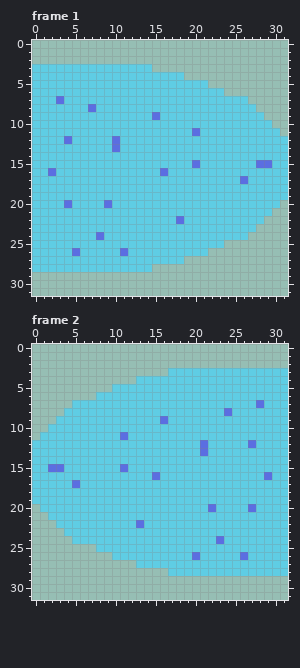
Two versions of one pixel-art file, art/ase files/bullet.ase. This is how it looked before the edit.
32x32 pixels, 2 frames. Shown: frame 1, frame 2.
The result:
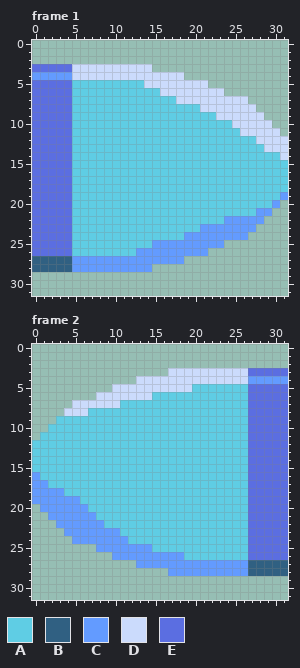
Palette (. is transparent): A #5fcde4  B #306082  C #639bff  D #cbdbfc  E #5b6ee1
The commit says: nice particles for the bullets
Edits made:
layer "Lighting" added
Frame 1, layers "Lighting", "Layer 1":
Colour E becomes colour A in row 8 at x 7; in row 9 at x 15; in row 11 at x 20; in rows 12 to 13 at x 10; in row 15 at x 20 and 28 to 29; in row 16 at x 16.
Colour E becomes colour A in row 17 at x 26; in row 20 at x 9; in row 22 at x 18; in row 24 at x 8; in row 26 at x 5 and 11.
Colour A becomes colour B in rows 27 to 28 at x 0 to 4.
Colour A becomes colour C in row 4 at x 0 to 4; in row 19 at x 31; in row 20 at x 30; in row 21 at x 28 to 29; in row 22 at x 24 to 28; in row 23 at x 21 to 27.
Colour A becomes colour C in row 24 at x 19 to 26; in row 25 at x 15 to 23; in row 26 at x 13 to 21; in row 27 at x 5 to 18; in row 28 at x 5 to 14.
Colour A becomes colour D in row 3 at x 5 to 14; in row 4 at x 5 to 18; in row 5 at x 14 to 21; in row 6 at x 16 to 23; in row 7 at x 18 to 26; in row 8 at x 21 to 27.
Colour A becomes colour D in row 9 at x 23 to 28; in row 10 at x 25 to 29; in row 11 at x 26 to 30; in row 12 at x 28 to 31; in row 13 at x 29 to 31; in row 14 at x 31.
Colour A becomes colour E in row 3 at x 0 to 4; in rows 5 to 6 at x 0 to 4; in row 7 at x 0 to 2 and 4; in rows 8 to 11 at x 0 to 4; in row 12 at x 0 to 3; in rows 13 to 15 at x 0 to 4.
Colour A becomes colour E in row 16 at x 0 to 1 and 3 to 4; in rows 17 to 19 at x 0 to 4; in row 20 at x 0 to 3; in rows 21 to 26 at x 0 to 4.
Frame 2, layers "Lighting", "Layer 1":
Colour E becomes colour A in row 8 at x 24; in row 9 at x 16; in row 11 at x 11; in rows 12 to 13 at x 21; in row 15 at x 2 to 3 and 11; in row 16 at x 15.
Colour E becomes colour A in row 17 at x 5; in row 20 at x 22; in row 22 at x 13; in row 24 at x 23; in row 26 at x 20 and 26.
Colour A becomes colour B in rows 27 to 28 at x 27 to 31.
Colour A becomes colour C in row 4 at x 27 to 31; in row 16 at x 0; in row 17 at x 0 to 1; in row 18 at x 0 to 3; in row 19 at x 0 to 5; in row 20 at x 1 to 6.
Colour A becomes colour C in row 21 at x 2 to 7; in row 22 at x 3 to 8; in row 23 at x 4 to 10; in row 24 at x 5 to 11; in row 25 at x 8 to 14; in row 26 at x 10 to 18.
Colour A becomes colour C in row 27 at x 13 to 26; in row 28 at x 17 to 26.
Colour A becomes colour D in row 3 at x 17 to 26; in row 4 at x 13 to 26; in row 5 at x 10 to 19; in row 6 at x 8 to 14; in row 7 at x 5 to 10; in row 8 at x 4 to 6.
Colour A becomes colour E in row 3 at x 27 to 31; in rows 5 to 6 at x 27 to 31; in row 7 at x 27 and 29 to 31; in rows 8 to 11 at x 27 to 31; in row 12 at x 28 to 31; in rows 13 to 15 at x 27 to 31.
Colour A becomes colour E in row 16 at x 27 to 28 and 30 to 31; in rows 17 to 19 at x 27 to 31; in row 20 at x 28 to 31; in rows 21 to 26 at x 27 to 31.
Changed places in both pictures, as pixel boxes (x1, y1, x2, y2):
changed: (32, 64, 288, 272)
changed: (32, 368, 288, 576)
